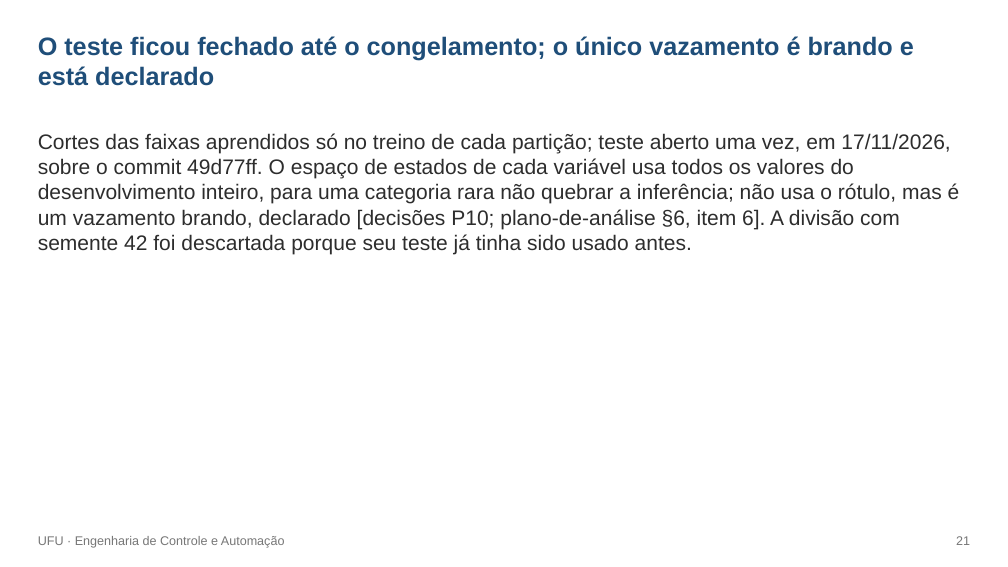
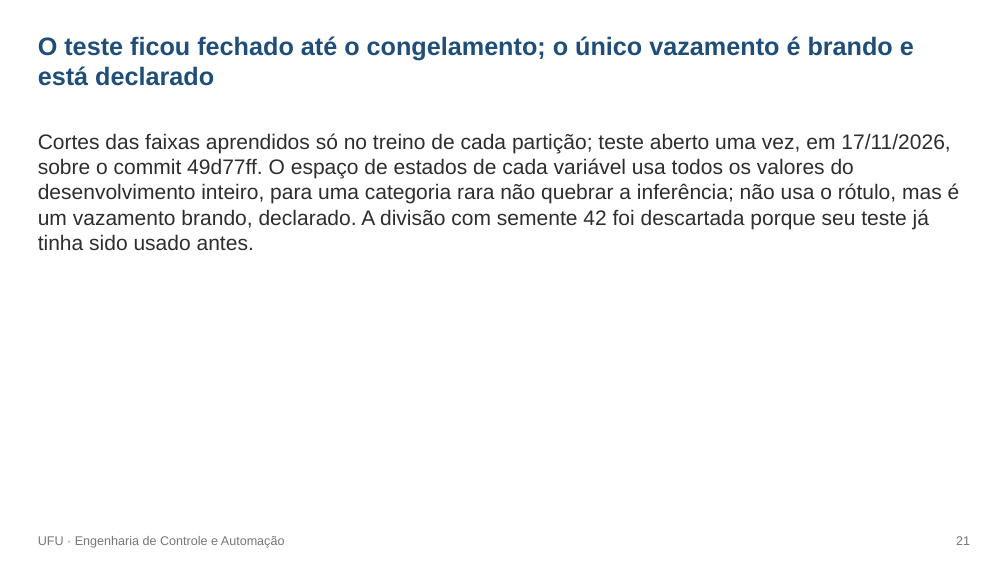
Before and after one commit to rodrigotriboni1/tcc-redes-bayesianas, a slide deck: slide 21 of monografia/defesa/Defesa_TCC_Rodrigo_rascunho.pptx. Drawn at 1008x567 pixels with LibreOffice and Linux fonts; fonts in the diff are those of the drawing. Boxes give left, top, right and bottom in pixels: in the first picture for what was removed or moved away, otherwise in the second. Text is boxed around its words. In the diff, an @@ line names an element or a change of style, - is before the commit and + after.

```diff
--- a/monografia/defesa/Defesa_TCC_Rodrigo_rascunho.pptx
+++ b/monografia/defesa/Defesa_TCC_Rodrigo_rascunho.pptx
@@ text at [38,133,960,250]: text changed @@
-Cortes das faixas aprendidos só no treino de cada partição; teste aberto uma vez, em 17/11/2026, sobre o commit 49d77ff. O espaço de estados de cada variável usa todos os valores do desenvolvimento inteiro, para uma categoria rara não quebrar a inferência; não usa o rótulo, mas é um vazamento brando, declarado [decisões P10; plano-de-análise §6, item 6]. A divisão com semente 42 foi descartada porque seu teste já tinha sido usado antes.
+Cortes das faixas aprendidos só no treino de cada partição; teste aberto uma vez, em 17/11/2026, sobre o commit 49d77ff. O espaço de estados de cada variável usa todos os valores do desenvolvimento inteiro, para uma categoria rara não quebrar a inferência; não usa o rótulo, mas é um vazamento brando, declarado. A divisão com semente 42 foi descartada porque seu teste já tinha sido usado antes.
```
Also in this commit, not shown: 9 other slides changed, 3 other files.
